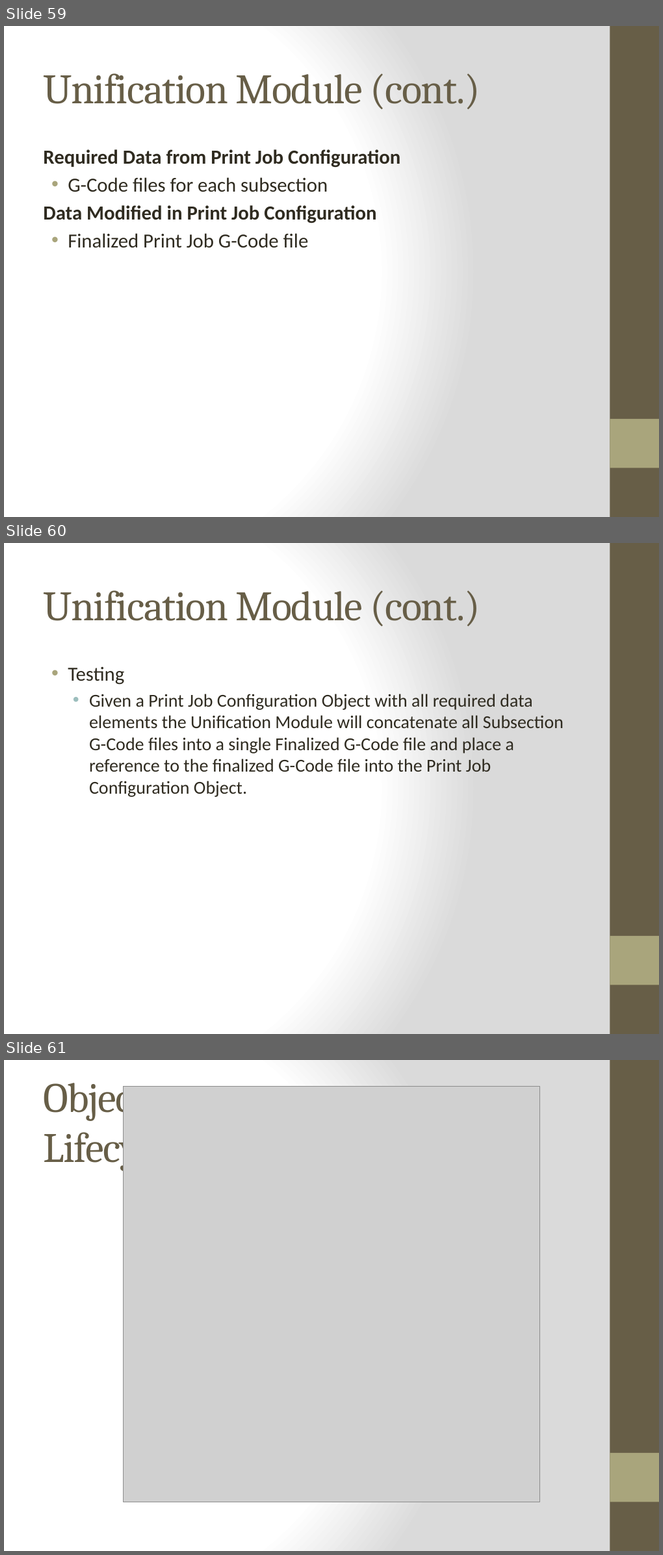
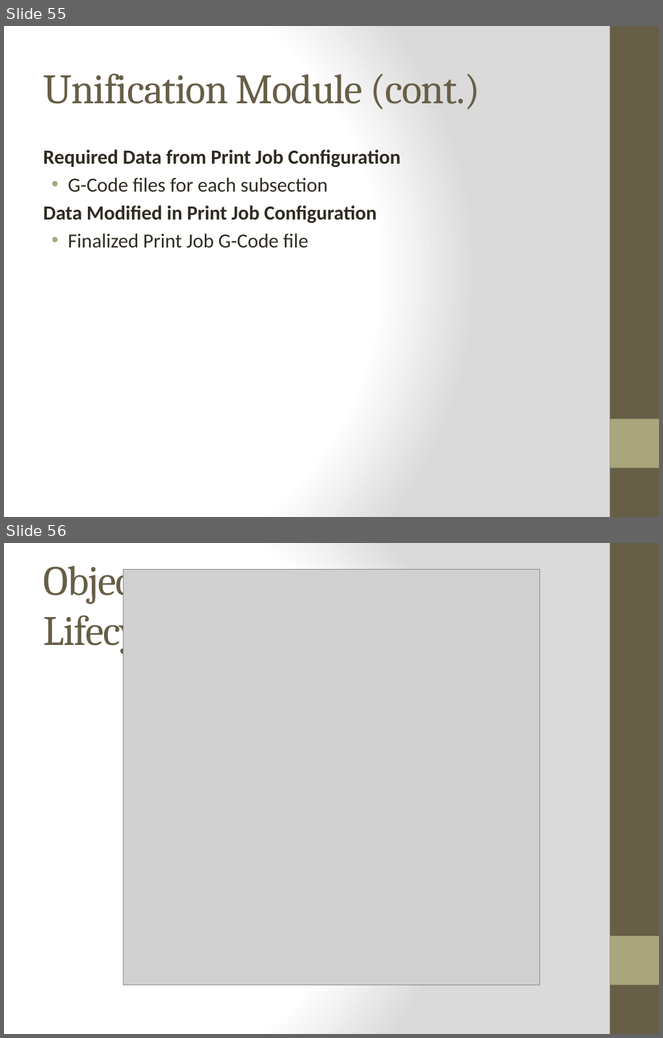
Before and after one commit to qpHalcy0n/SRDesign, a slide deck: DDS Presentation/Team Ink3d DDS.pptx. Shown one above the other, each under a label of ours: slides 59, 60 and 61 before the commit, slides 55 and 56 after it. The pictures are 663x1555 and 663x1038 pixels, drawn with LibreOffice and Linux fonts; fonts in the diff are those of the drawing; grey boxes stand for pictures. Boxes give left, top, right and bottom in pixels: in the first picture for what was removed or moved away, otherwise in the second. Text is boxed around its words. In the diff, an @@ line names an element or a change of style, - is before the commit and + after.

```diff
--- a/DDS Presentation/Team Ink3d DDS.pptx
+++ b/DDS Presentation/Team Ink3d DDS.pptx
@@ slide 60 removed at (4, 543, 659, 1034), background gradient #FFFFFF to #DADADA; not listed: 2 template elements that a slide beside it also shows @@
@@ title removed at (43, 590, 481, 626) @@
-Unification Module (cont.)
@@ text removed at (68, 667, 564, 797) @@
-• Testing
-  • Given a Print Job Configuration Object with all required data elements the Unification Module will concatenate all Subsection G-Code files into a single Finalized G-Code file and place a reference to the finalized G-Code file into the Print Job Configuration Object.
@@ what was slide 59 is now slide 55 @@
@@ what was slide 61 is now slide 56 @@
```
Also in this commit, not shown: 1 slide changed, 4 other slides removed.
